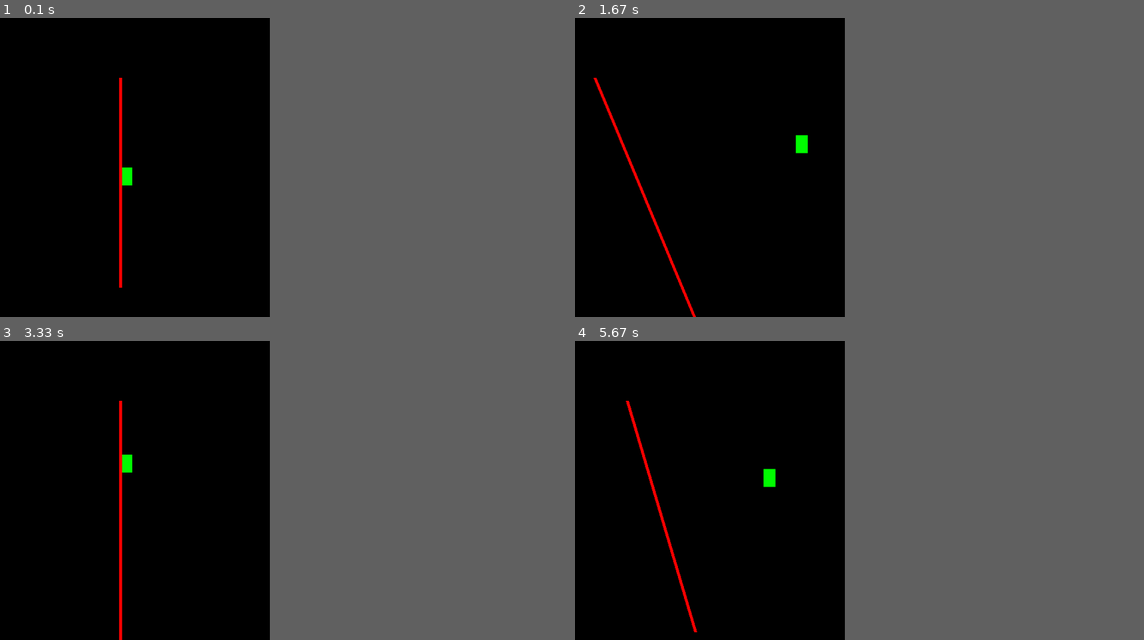
Above: before the commit, frames 1-4 (two rows, left to right).
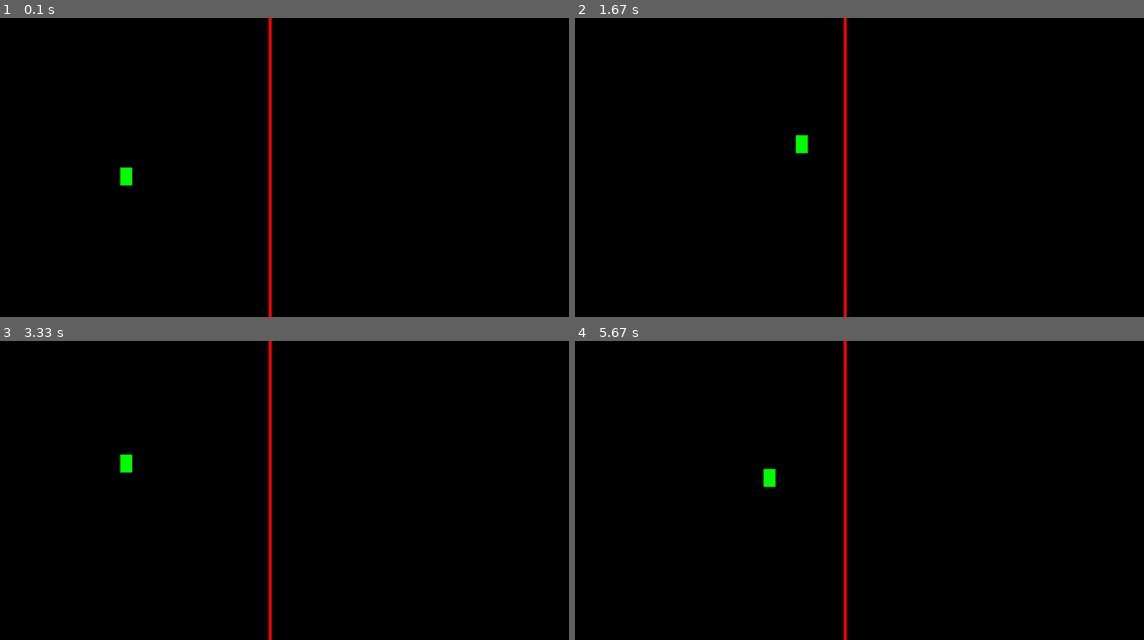
Above: after the commit, the same moments.

Repository: TAGV/PythonFiles-repo
Game: pygame game, started from PythonGames/pygame_demo.py
The game is run twice, just before and just after one commit, with the same random seed, the same clock (stepped at 60 frames per second) and the same inputs.
Inputs:
- Up to frame 1 (0.1 s): no input
- Up to frame 2 (1.67 s): hold Right 0.33-0.8 s; hold Up 0.83-1.13 s; hold Right 1.17-1.63 s
- Up to frame 3 (3.33 s): hold Left 1.67-2.2 s; hold Down 2.23-2.53 s; hold Left 2.57-2.97 s; hold Up from 3 s (still down)
- Up to frame 4 (5.67 s): release Up at 3.37 s; hold Right 3.4-4.03 s; hold Down 4.07-4.43 s; hold Left 4.47-4.93 s; hold Right 4.97-5.43 s; hold Up from 5.47 s (still down)
In our replay, the window is 450x450 before the commit and 900x450 after it. These sizes can differ from the game's own. Grey fills any space a smaller window leaves; there, only what the larger window draws over its background counts as a difference.

The runs differ from the first frame. In frame 1, 1.0% of the frame differs, in the area x 20-48%, y 0-100%; in frame 2, 1.1%, in the area x 3-48%, y 0-100%; in frame 3, 1.1%; in frame 4, 1.1%.

Commit message:
Modified pygame demo

Diff:
--- a/PythonGames/pygame_demo.py
+++ b/PythonGames/pygame_demo.py
@@ -12,16 +12,16 @@
 velocity = 3
 
 # Define parameters for Line
-start_pos_x = 250
-start_pos_y = 100
-end_pos_x = 250
-end_pos_y = 450
+start_pos_x = 500
+start_pos_y = 0
+end_pos_x = 500
+end_pos_y = 500
 linewidth = 5
 
 # Start the main game loop
 while True:
     # Create a game window of width * height
-    game_window = pygame.display.set_mode((500,500))
+    game_window = pygame.display.set_mode((1000,500))
     # print(game_window)
 
     # Game Window header
@@ -36,19 +36,41 @@
 
     # Configuring the movement of the object on screen
     keys = pygame.key.get_pressed()
+    width_screen = (pygame.display.get_window_size()[0])
+    height_screen = (pygame.display.get_window_size()[1])
 
     if keys[pygame.K_LEFT]:
-        x = x - velocity
-        start_pos_x = start_pos_x + velocity
+        print(x)
+        if x > 0:
+            x = x - velocity
+        else:
+            x = width_screen
+            x = x - velocity
+        #start_pos_x = start_pos_x + velocity
     if keys[pygame.K_RIGHT]:
-        x = x + velocity
-        start_pos_x = start_pos_x - velocity
+        print(x)
+        if x < (width_screen-20):
+            x = x + velocity
+        else:
+            x = 0
+            x = x + velocity
+        #start_pos_x = start_pos_x - velocity
     if keys[pygame.K_UP]:
-        y = y - velocity
-        end_pos_y = end_pos_y + velocity
+        print(y)
+        if y > 0:
+            y = y - velocity
+        else:
+            y = height_screen
+            y = y - velocity
+        #end_pos_y = end_pos_y + velocity
     if keys[pygame.K_DOWN]:
-        y = y + velocity
-        end_pos_y = end_pos_y - velocity
+        print(y)
+        if y < (height_screen-20):
+            y = y + velocity
+        else:
+            y = 0
+            y = y + velocity
+        #end_pos_y = end_pos_y - velocity
 
     #game_window.fill((0,0,0))
 
